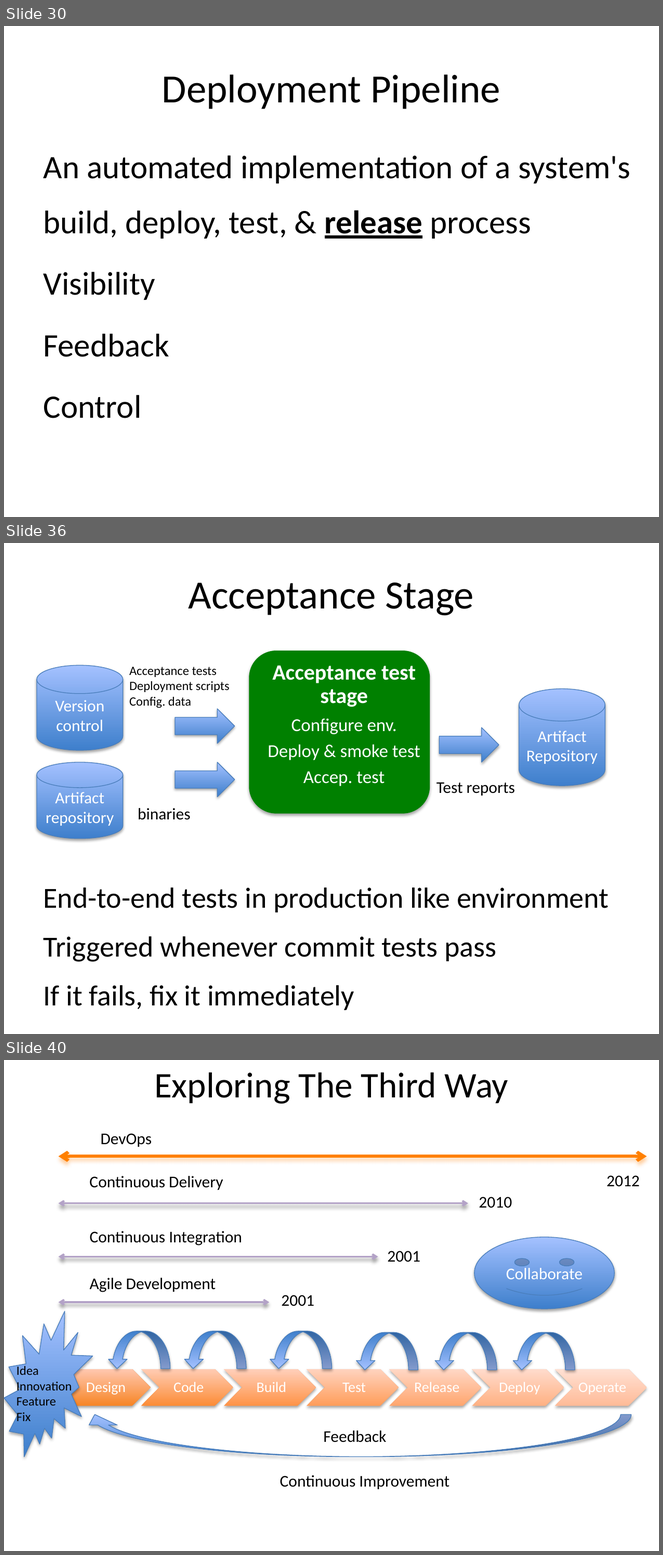
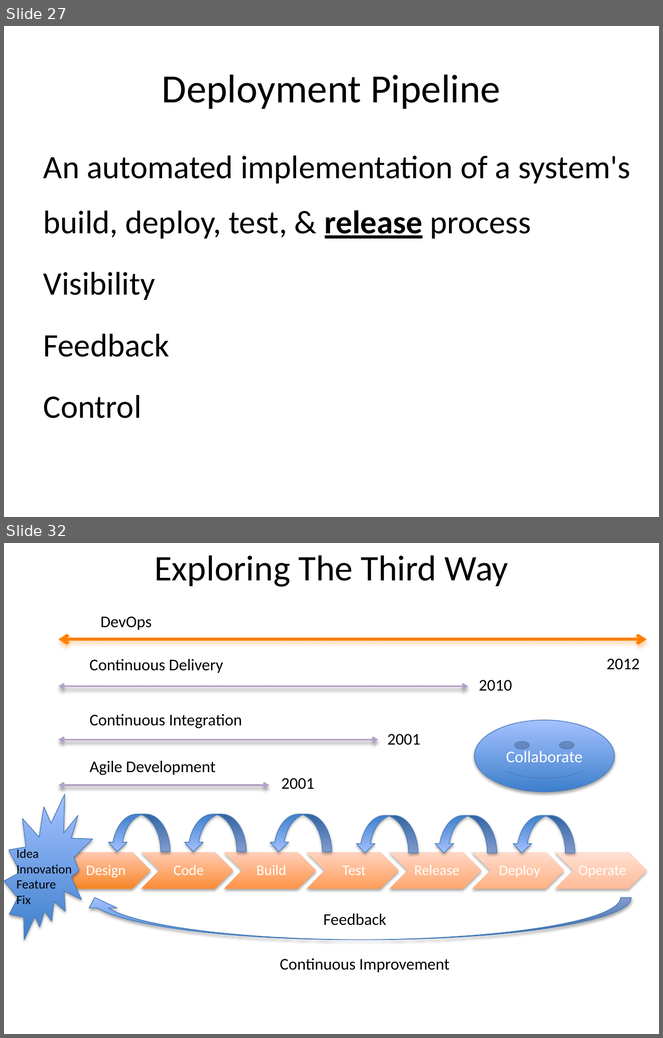
Before and after one commit to browngeek666/DevOpsPres, a slide deck: ALFDevOps.pptx. Shown one above the other, each under a label of ours: slides 30, 36 and 40 before the commit, slides 27 and 32 after it; the slides between them are not shown. The pictures are 663x1555 and 663x1038 pixels, drawn with LibreOffice and Linux fonts; fonts in the diff are those of the drawing. Boxes give left, top, right and bottom in pixels: in the first picture for what was removed or moved away, otherwise in the second. Text is boxed around its words. In the diff, an @@ line names an element or a change of style, - is before the commit and + after.

```diff
--- a/ALFDevOps.pptx
+++ b/ALFDevOps.pptx
@@ slide 36 removed at bbox=[4, 543, 659, 1034], background #FFFFFF @@
@@ title removed at bbox=[189, 583, 474, 616] @@
-Acceptance Stage
@@ group removed at bbox=[37, 651, 605, 839]: 4 texts, 3 cylinders, 3 right arrows, 1 rounded rectangle @@
-Acceptance test stage
-Configure env.
-Deploy & smoke test
-Accep. test
-Version control
-Artifact
-Repository
-Test reports
-Artifact
-repository
-Acceptance tests
-Deployment scripts
-Config. data
-binaries
@@ text removed at bbox=[43, 888, 609, 1010] @@
-End-to-end tests in production like environment
-Triggered whenever commit tests pass
-If it fails, fix it immediately
@@ what was slide 30 is now slide 27 @@
@@ what was slide 40 is now slide 32 @@
```
Also in this commit, not shown: 11 slides changed, 4 slides added, 11 other slides removed.
